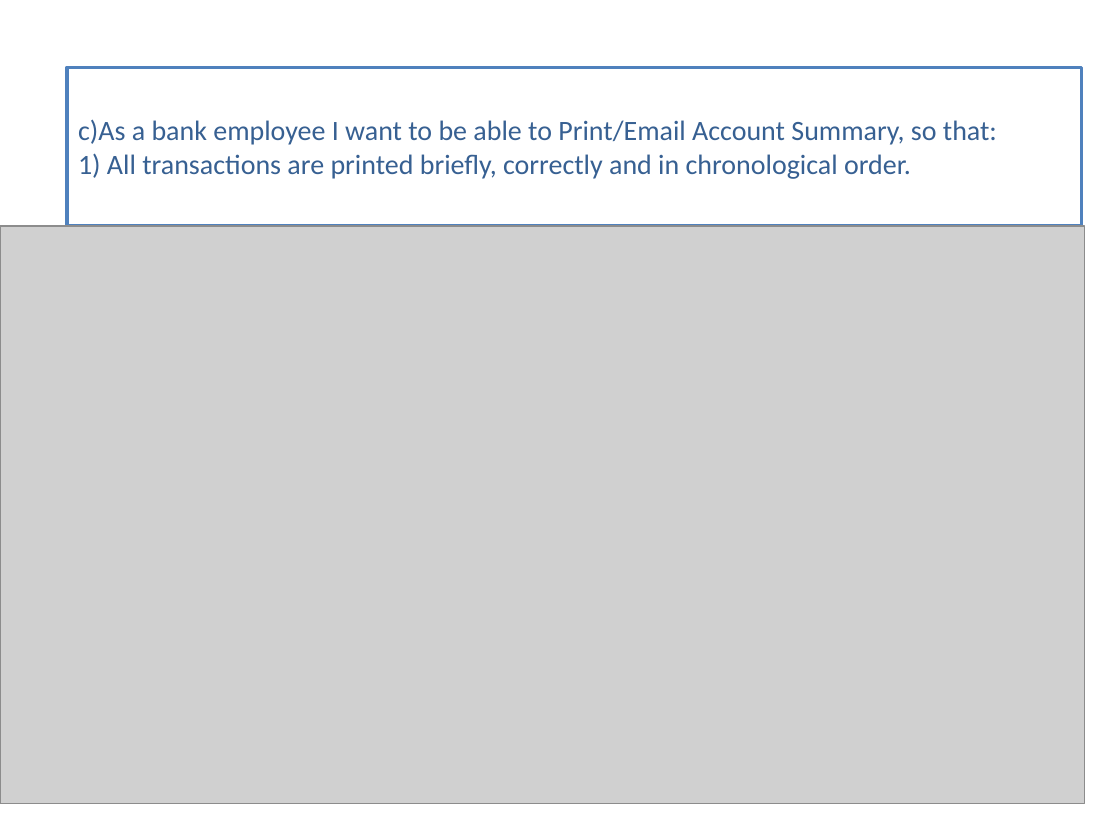
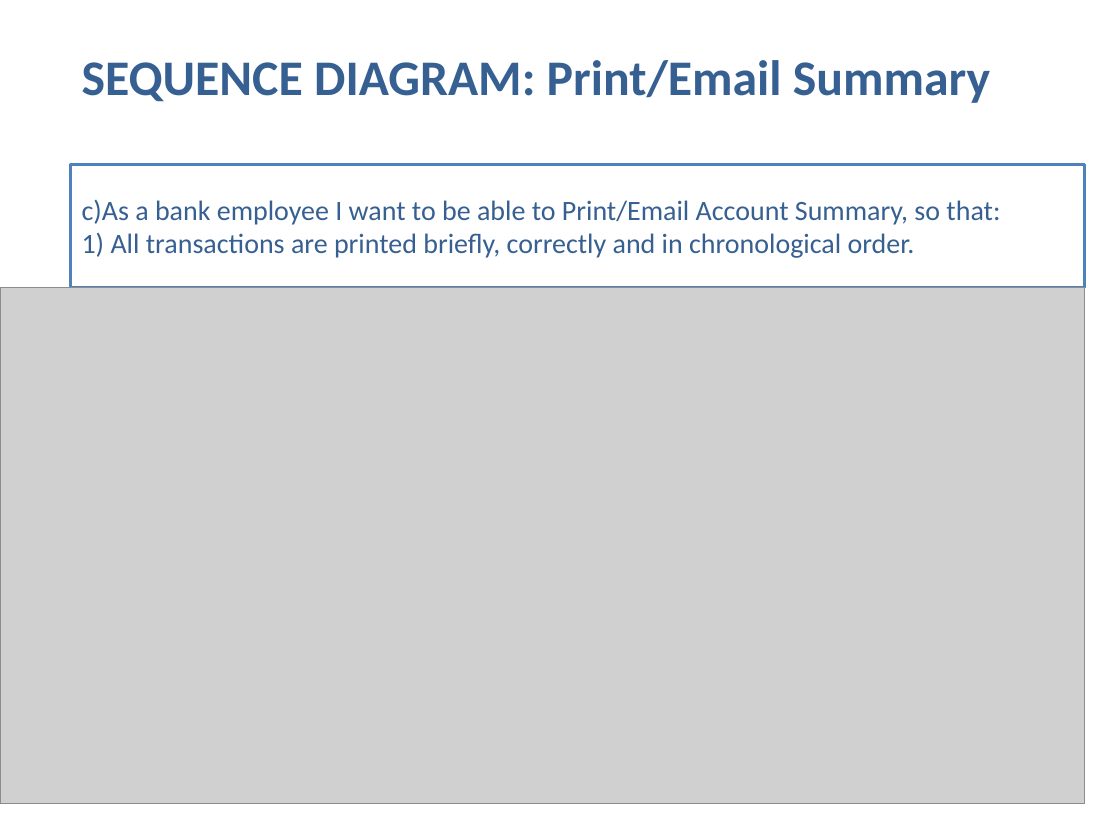
Before and after one commit to SamanwayCapg/Pecunia_codes, a slide deck: slide 9 of Presentation Ayush.pptx. Drawn at 1120x840 pixels with LibreOffice and Linux fonts; fonts in the diff are those of the drawing; grey boxes stand for pictures. Boxes give left, top, right and bottom in pixels: in the first picture for what was removed or moved away, otherwise in the second. Text is boxed around its words. In the diff, an @@ line names an element or a change of style, - is before the commit and + after.

```diff
--- a/Presentation Ayush.pptx
+++ b/Presentation Ayush.pptx
@@ text added at (82,60,990,103), 32 pt, text #376092, bold @@
+SEQUENCE DIAGRAM: Print/Email Summary
@@ rectangle "c)As a bank employee I ...": place and size @@
-rectangle "c)As a bank employee I ..." at (67,67,1082,226)
+rectangle "c)As a bank employee I ..." at (71,165,1085,288)
@@ picture: place and size @@
-picture at (0,226,1085,803)
+picture at (0,288,1085,803)
```
Also in this commit, not shown: 6 other slides changed, 6 other files.
